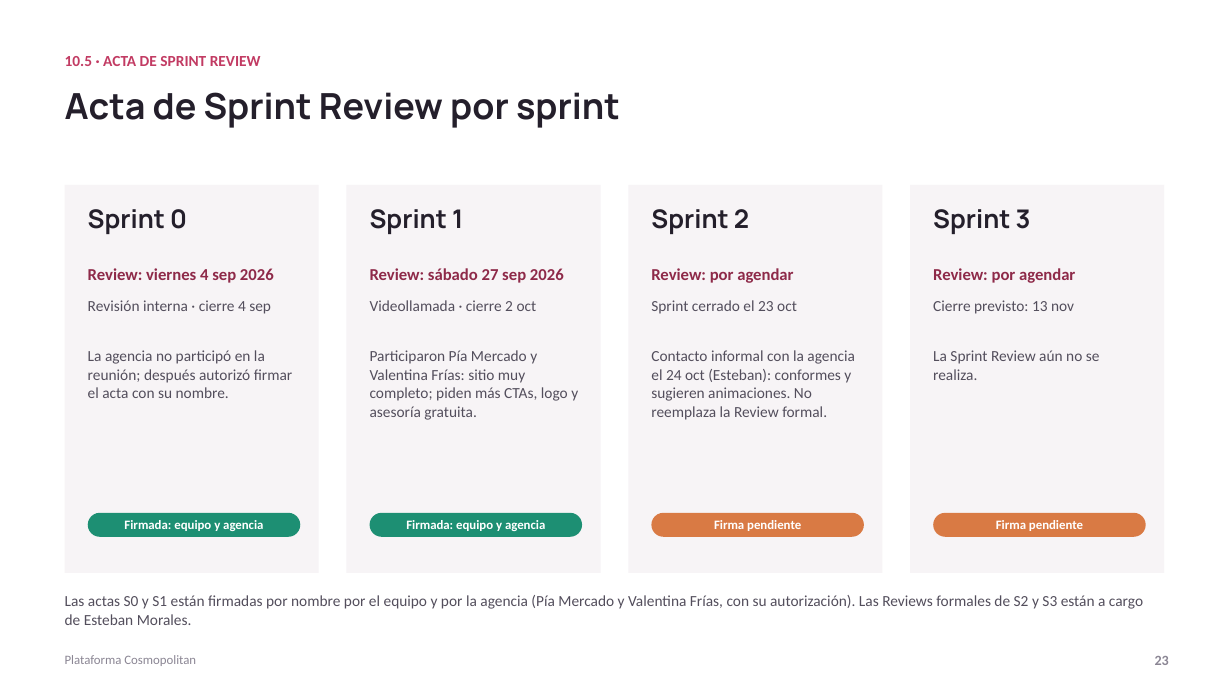
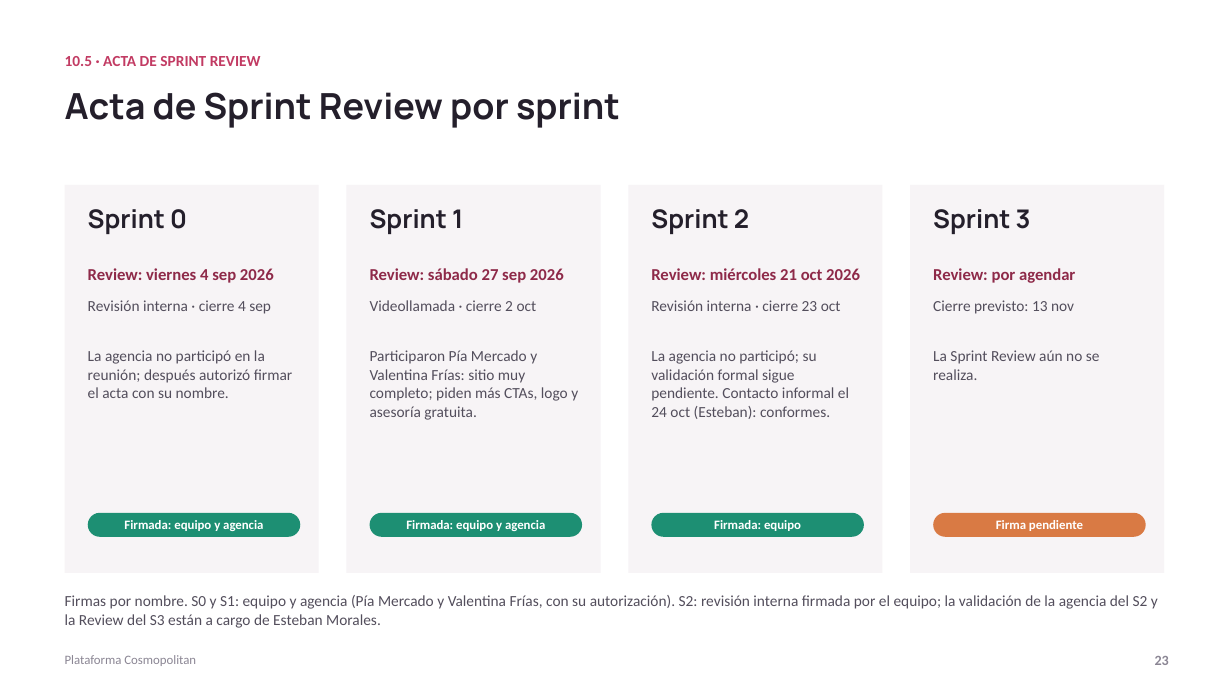
Before and after one commit to ChristianCuadra/capstone, a slide deck: slide 23 of Fase 2/Evidencias Proyecto/Presentación Proyecto.pptx. Drawn at 1232x693 pixels with LibreOffice and Linux fonts; fonts in the diff are those of the drawing. Boxes give left, top, right and bottom in pixels: in the first picture for what was removed or moved away, otherwise in the second. Text is boxed around its words. In the diff, an @@ line names an element or a change of style, - is before the commit and + after.

Commit message:
Acta de Sprint Review S2 firmada por el equipo; presentación con las actas al día

```diff
--- a/Fase 2/Evidencias Proyecto/Presentación Proyecto.pptx
+++ b/Fase 2/Evidencias Proyecto/Presentación Proyecto.pptx
@@ text at (651, 268, 860, 280): text changed @@
-Review: por agendar
+Review: miércoles 21 oct 2026
@@ text at (651, 300, 841, 311): text changed @@
-Sprint cerrado el 23 oct
+Revisión interna · cierre 23 oct
@@ text at (651, 350, 849, 419): text changed @@
-Contacto informal con la agencia el 24 oct (Esteban): conformes y sugieren animaciones. No reemplaza la Review formal.
+La agencia no participó; su validación formal sigue pendiente. Contacto informal el 24 oct (Esteban): conformes.
@@ rounded rectangle "Firmada: equipo" at (652, 513, 864, 537): fill #D97A44 to #1D8F73 @@
@@ text in rounded rectangle at (714, 520, 801, 531): text changed @@
-Firma pendiente
+Firmada: equipo
@@ text at (65, 595, 1158, 628): text changed @@
-Las actas S0 y S1 están firmadas por nombre por el equipo y por la agencia (Pía Mercado y Valentina Frías, con su autorización). Las Reviews formales de S2 y S3 están a cargo de Esteban Morales.
+Firmas por nombre. S0 y S1: equipo y agencia (Pía Mercado y Valentina Frías, con su autorización). S2: revisión interna firmada por el equipo; la validación de la agencia del S2 y la Review del S3 están a cargo de Esteban Morales.
```
Also in this commit, not shown: 1 other file.
